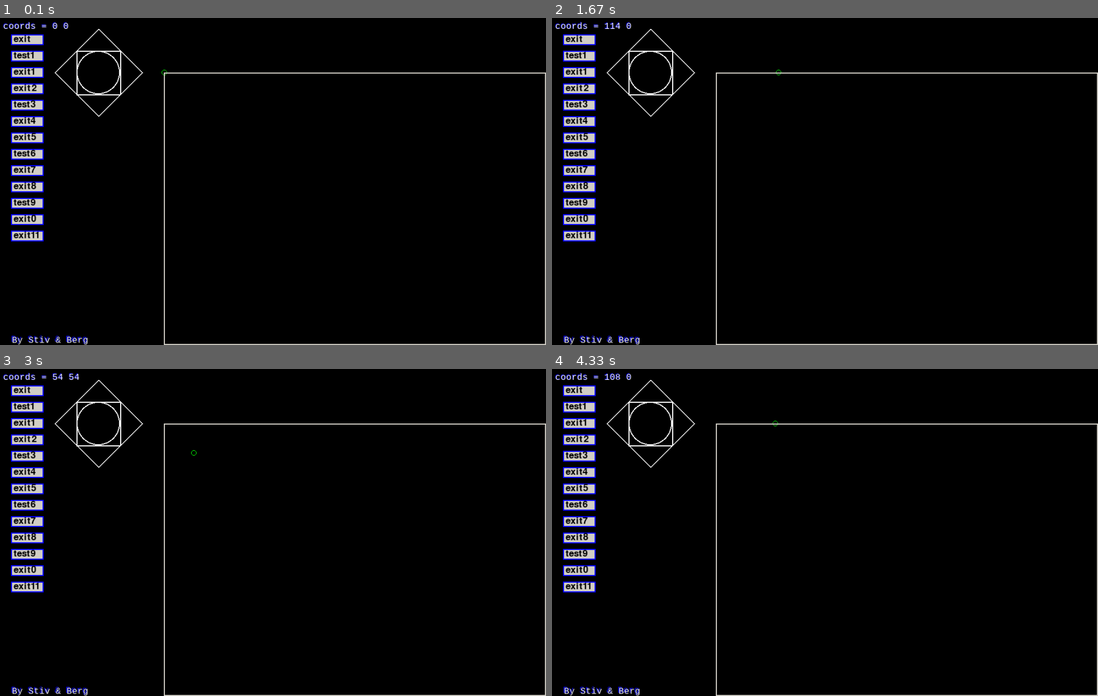
Above: before the commit, frames 1-4 (two rows, left to right).
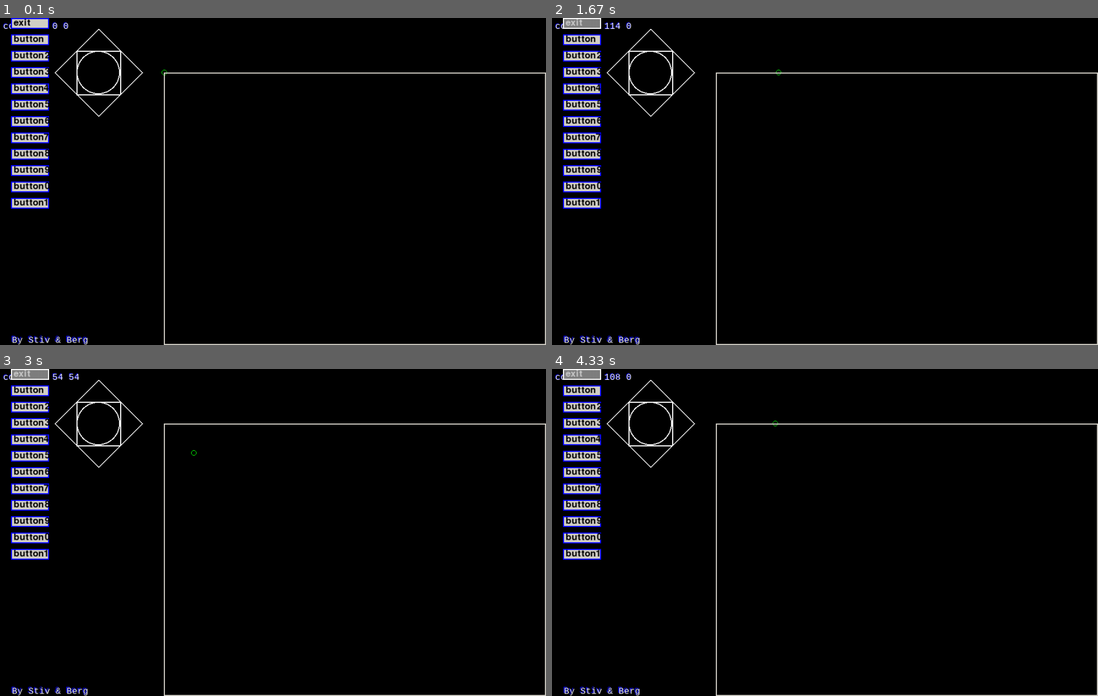
Above: after the commit, the same moments.

Repository: stivosaurus/rpi-snippets
Game: pygame game, started from reference_scripts/plotter_pygame_example.py
Two runs of this game, one before a commit and one after it. Both use one fixed random seed, a clock stepped at 60 frames per second and the inputs below. The source is Python 2; it was converted automatically to run under Python 3.
Inputs (mouse positions are in pixels of both pictures, inside the frame that each line leads up to):
- Up to frame 1 (0.1 s): no input
- Up to frame 2 (1.67 s): click (579, 24) at 0.38 s, where only the run after the commit has a clickable "coords = 0 0"; hold Right 0.67-1.13 s; hold Up 1.17-1.47 s; hold Right from 1.5 s (still down)
- Up to frame 3 (3 s): release Right at 1.97 s; hold Left 2-2.53 s; hold Down 2.57-2.87 s; hold Left from 2.9 s (still down)
- Up to frame 4 (4.33 s): release Left at 3.3 s; hold Up 3.33-3.7 s; hold Right from 3.73 s (still down)

The runs differ from the first frame. In frame 1, 1.8% of the frame differs, in the area x 2-9%, y 0-69%; in frame 2, 1.8%; in frame 3, 1.8%; in frame 4, 1.8%.

Commit message:
adding methods foe calling main.py functions

Diff:
--- a/reference_scripts/plotter_pygame_example.py
+++ b/reference_scripts/plotter_pygame_example.py
@@ -49,20 +49,21 @@
 def draw_screen_boarder(screen):
     pygame.draw.rect(screen,LIGHTGRAY,(300,100,700,500),2)
 
-def draw_button1(screen, text, coords, action = do_nothing()):
-    button1=pygame.draw.rect(screen,LIGHTGRAY,coords,0)
-    button1=pygame.draw.rect(screen,BLUE,coords,2)
+def draw_button(screen, text, coords, action = do_nothing()):
+    button=pygame.draw.rect(screen,LIGHTGRAY,coords,0)
+    button=pygame.draw.rect(screen,BLUE,coords,2)
     screen.blit(buttonfont.render(text, True, (0,0,0)), (coords[0]+5, coords[1]))
-    if button1.collidepoint(pygame.mouse.get_pos()):
-        button1=pygame.draw.rect(screen,GRAY,coords,0)
-        button1=pygame.draw.rect(screen,WHITE,coords,2)
+    if button.collidepoint(pygame.mouse.get_pos()):
+        button=pygame.draw.rect(screen,GRAY,coords,0)
+        button=pygame.draw.rect(screen,WHITE,coords,2)
 
         screen.blit(buttonfont.render(text, True, (200,200,200)), (coords[0]+5, coords[1]))
         if event.type == pygame.MOUSEBUTTONDOWN:
-            button1=pygame.draw.rect(screen,DARKGRAY,coords,0)
-            button1=pygame.draw.rect(screen,BLUE,coords,2)
+            button=pygame.draw.rect(screen,DARKGRAY,coords,0)
+            button=pygame.draw.rect(screen,BLUE,coords,2)
             screen.blit(buttonfont.render(text, True, (RED)), (coords[0]+5, coords[1]))
-            action
+
+            print action
         else:
             pass
 
@@ -71,13 +72,14 @@
 
 
 def draw_triangle(coords, direction):
+    axis_direction = [('use 0', -1), ('use 0', 1), ('use 1', -1), ('use 1', 1)]
     triangle = pygame.draw.polygon(screen, WHITE, coords, 2)
     if triangle.collidepoint(pygame.mouse.get_pos()):
         triangle = pygame.draw.polygon(screen, RED, coords, 2)
         if triangle.collidepoint(pygame.mouse.get_pos()) and event.type == pygame.MOUSEBUTTONDOWN:
             triangle = pygame.draw.polygon(screen, BLUE, coords, 2)
-            x_speed = direction
-
+            #do_command(axis_direction[direction])
+            print axis_direction[direction]
 
 def ok_button():
     okbutton = pygame.draw.ellipse(screen, WHITE, [140, 60, 80, 80], 2)
@@ -193,25 +195,17 @@
     mouse_pos(screen)
     draw_screen_boarder(screen)
     #TODO fix the action function for the buttons
-
-    draw_button1(screen, 'exit', (20,30,60,20), do_nothing())
-    draw_button1(screen, 'test1', (20,60,60,20), do_nothing())
-    draw_button1(screen, 'exit1', (20,90,60,20), do_nothing())
-    draw_button1(screen, 'exit2', (20,120,60,20), do_nothing())
-    draw_button1(screen, 'test3', (20,150,60,20), do_nothing())
-    draw_button1(screen, 'exit4', (20,180,60,20), do_nothing())
-    draw_button1(screen, 'exit5', (20,210,60,20), do_nothing())
-    draw_button1(screen, 'test6', (20,240,60,20), do_nothing())
-    draw_button1(screen, 'exit7', (20,270,60,20), do_nothing())
-    draw_button1(screen, 'exit8', (20,300,60,20), do_nothing())
-    draw_button1(screen, 'test9', (20,330,60,20), do_nothing())
-    draw_button1(screen, 'exit0', (20,360,60,20), do_nothing())
-    draw_button1(screen, 'exit11', (20,390,60,20), do_nothing())
-    draw_triangle([[100, 100], [140, 140],[140, 60]], -1)
+    pos = 30
+    Button_text = ['exit', 'button', 'button2', 'button3', 'button4', 'button5', 'button6', 'button7', 'button8', 'button9', 'button0', 'button1']
+    #added a for loop in button actions
+    for i in range(len(Button_text)):
+        draw_button(screen, Button_text[i], (20,pos*i,70,20), i)
+
+    draw_triangle([[100, 100], [140, 140],[140, 60]], 0)
     draw_triangle([[260, 100], [220, 140],[220, 60]], 1)
-    #draw_triangle([[260, 100], [220, 140],[220, 60]], -1)
-    draw_triangle([[140, 60], [220,60],[180,20]], 1)
-    draw_triangle([[220, 140], [140, 140],[180, 180]], -1)
+    #draw_triangle([[260, 100], [220, 140],[220, 60]], 2)
+    draw_triangle([[140, 60], [220,60],[180,20]], 2)
+    draw_triangle([[220, 140], [140, 140],[180, 180]], 3)
     ok_button()
     # Go ahead and update the screen with what we've drawn.
     pygame.display.flip()
